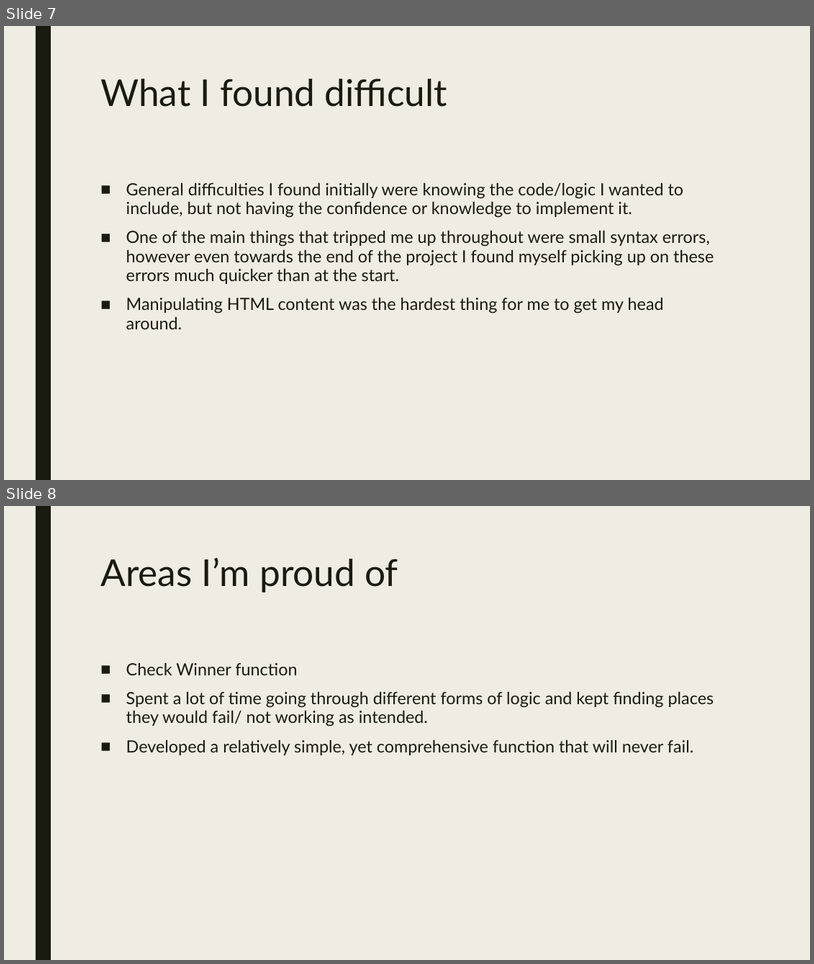
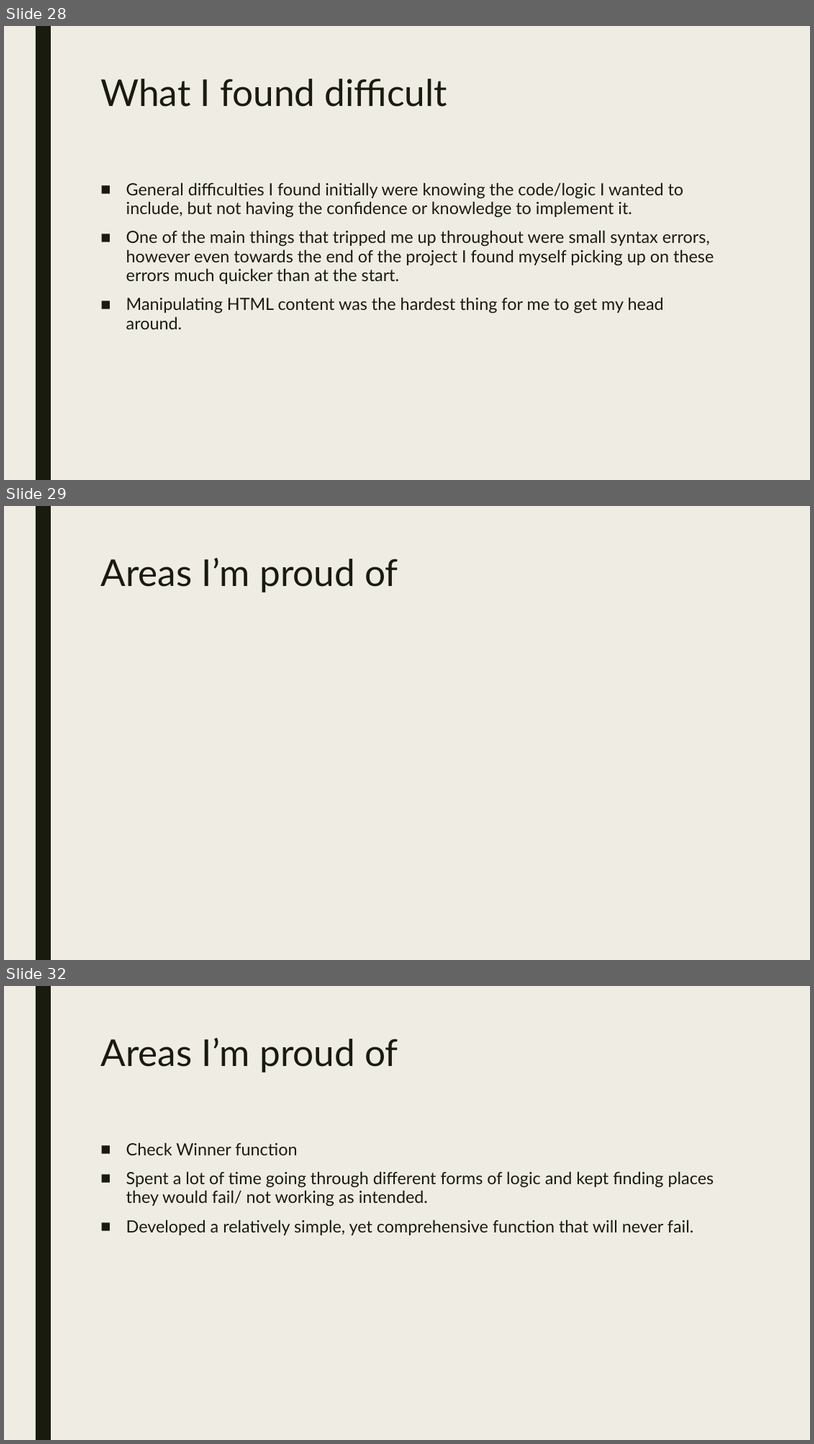
Before and after one commit to Sainsburys-bootcamp-2022/Aidan-Project, a slide deck: mini-project-presentation.pptx. Shown one above the other, each under a label of ours: slides 7 and 8 before the commit, slides 28, 29 and 32 after it; the slides between them are not shown. The pictures are 814x964 and 814x1444 pixels, drawn with LibreOffice and Linux fonts; fonts in the diff are those of the drawing. Boxes give left, top, right and bottom in pixels: in the first picture for what was removed or moved away, otherwise in the second. Text is boxed around its words. In the diff, an @@ line names an element or a change of style, - is before the commit and + after.

```diff
--- a/mini-project-presentation.pptx
+++ b/mini-project-presentation.pptx
@@ slide 29 added at <box>4,506,810,960</box>, background #EFEDE3; not listed: 1 template element that a slide beside it also shows @@
@@ title added at <box>100,558,399,592</box>, 44 pt, text #191B0E @@
+Areas I’m proud of
@@ what was slide 7 is now slide 28 @@
@@ what was slide 8 is now slide 32 @@
```
Also in this commit, not shown: 2 slides changed, 34 other slides added, 2 other files.
